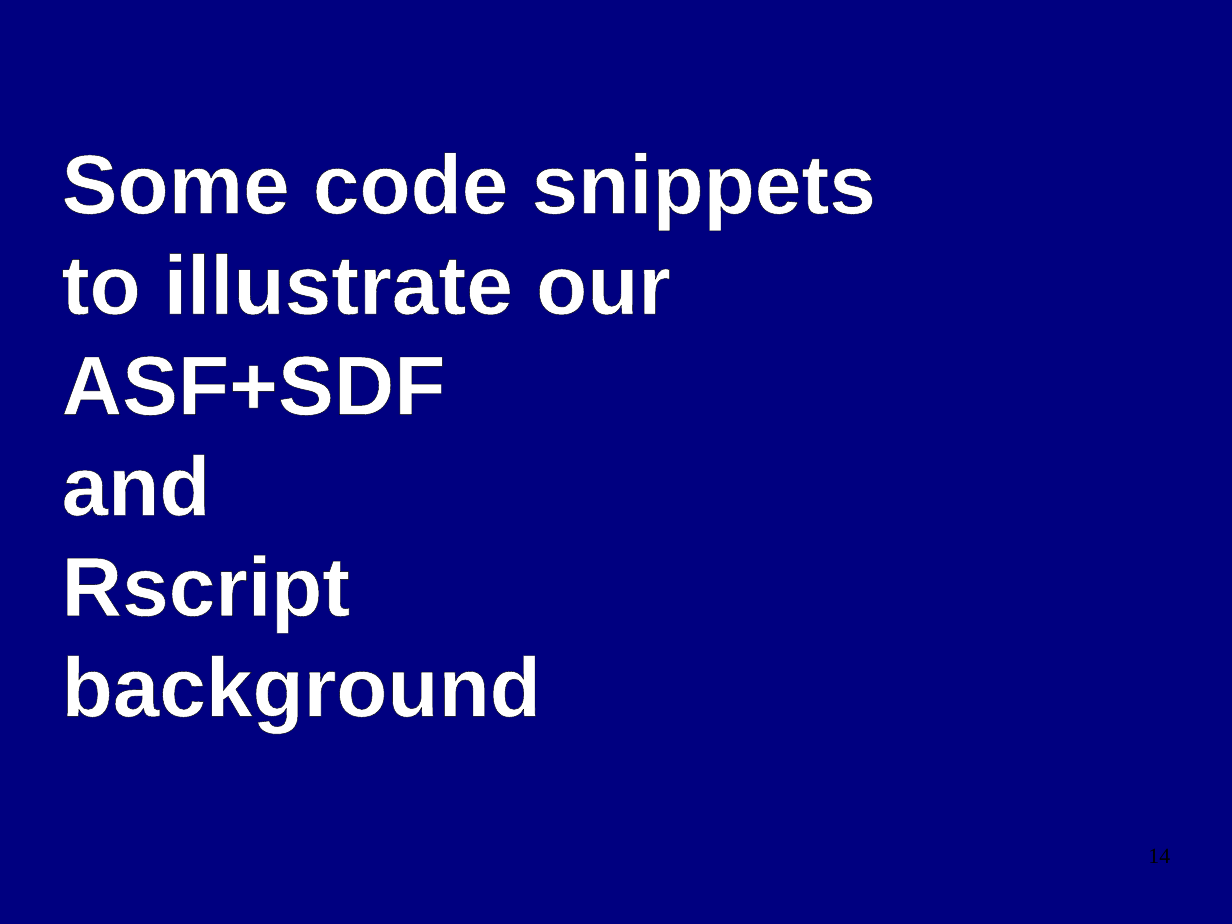
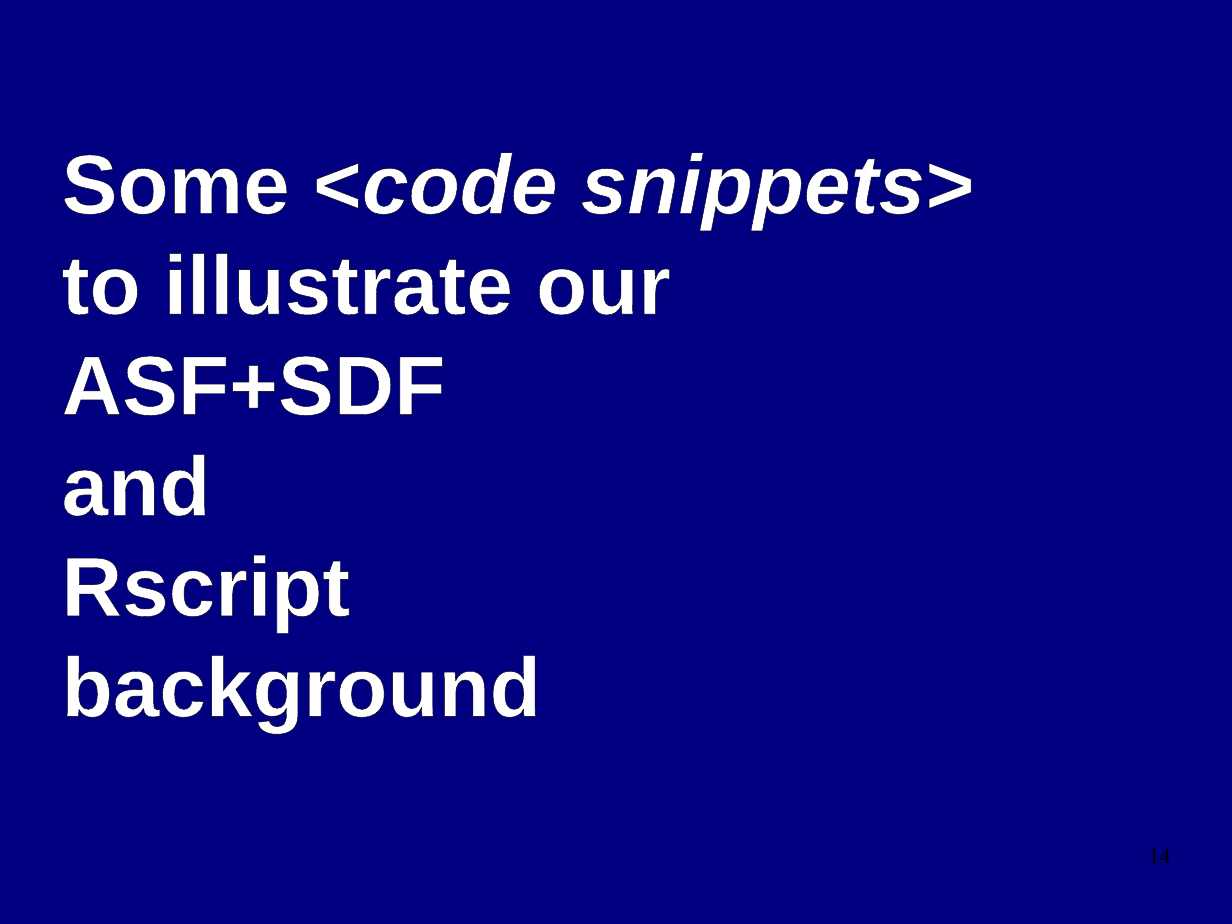
Before and after one commit to cwi-swat/meta-environment, a slide deck: slide 14 of meta-doc/analysis/rascal-slides/rascal-slides.odp. Drawn at 1232x924 pixels with LibreOffice and Linux fonts; fonts in the diff are those of the drawing; background and template pictures are left out. Boxes give left, top, right and bottom in pixels: in the first picture for what was removed or moved away, otherwise in the second. Text is boxed around its words. In the diff, an @@ line names an element or a change of style, - is before the commit and + after.

```diff
--- a/meta-doc/analysis/rascal-slides/rascal-slides.odp
+++ b/meta-doc/analysis/rascal-slides/rascal-slides.odp
@@ subtitle at bbox=[62, 153, 975, 229]: text changed; italic on @@
-Some code snippets
+Some <code snippets>
```
Also in this commit, not shown: 12 other slides changed, 8 slides added, 1 other file.
